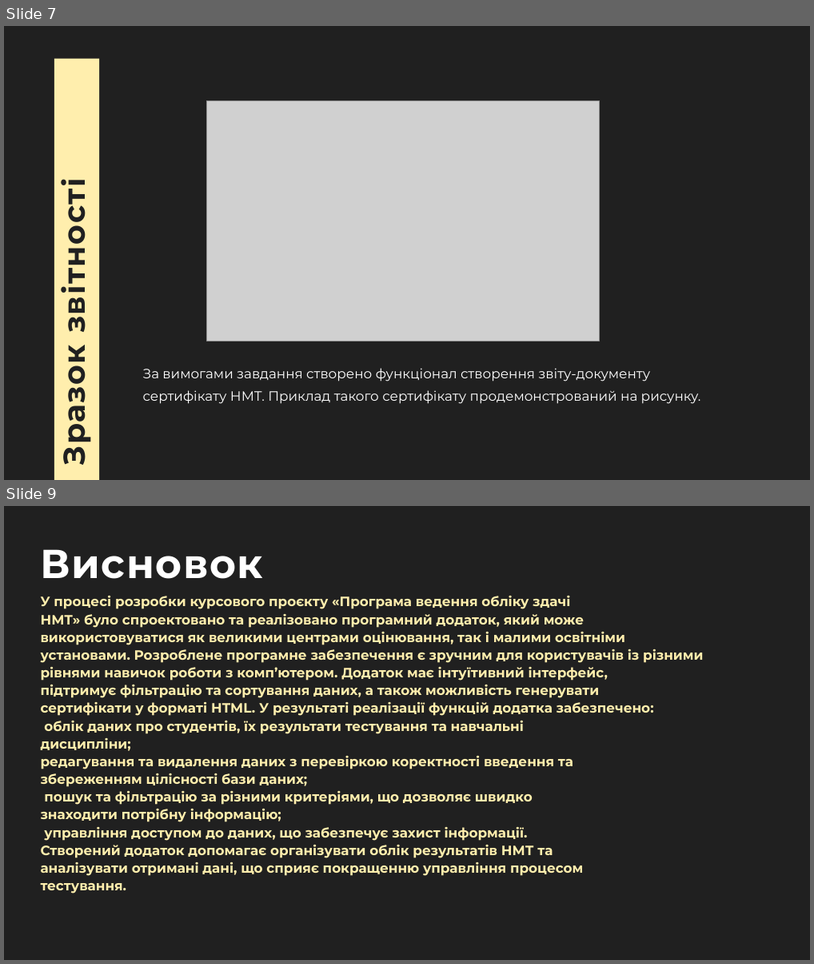
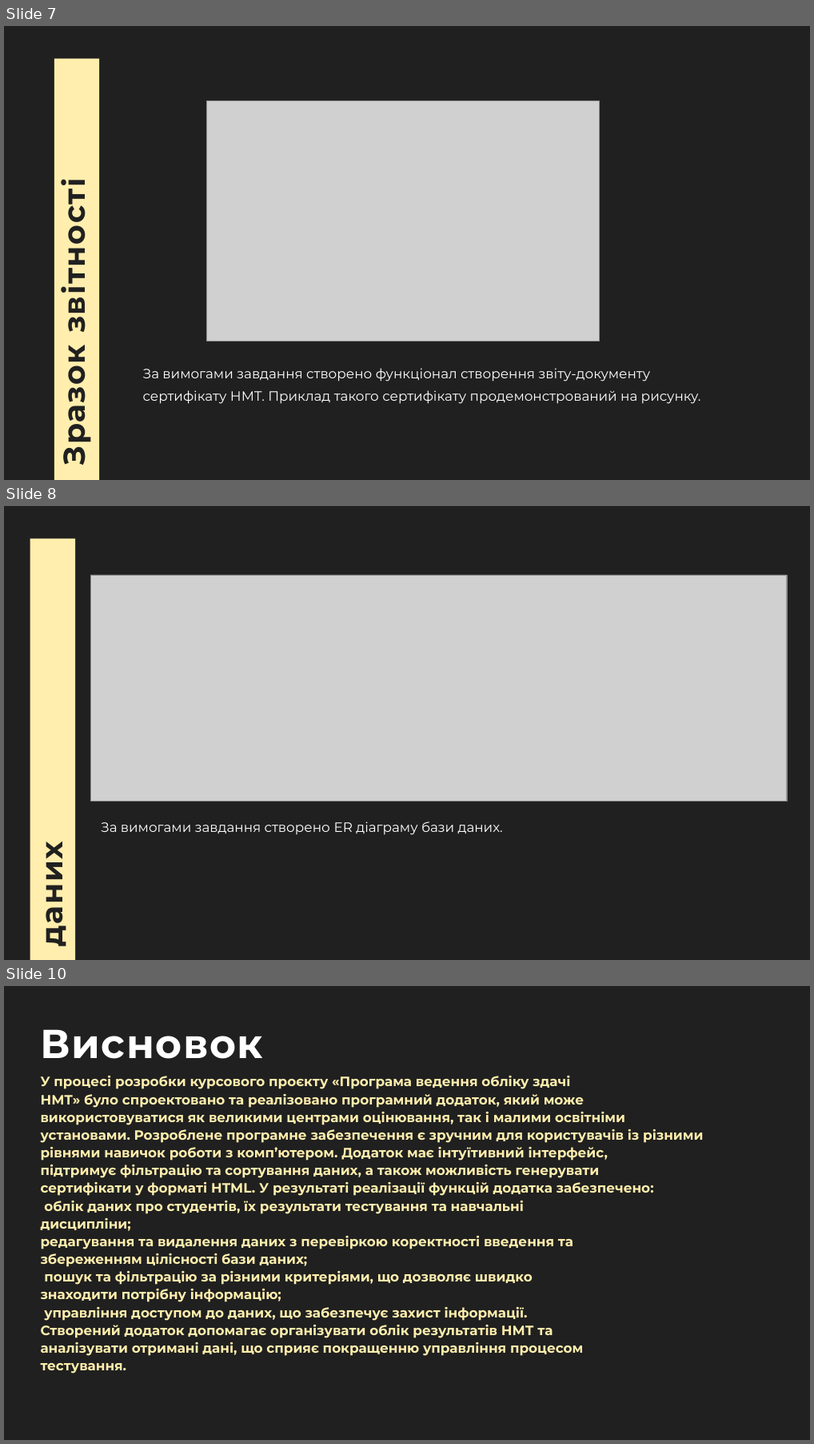
Before and after one commit to hucketa/CP, a slide deck: Звітність/Презентація.pptx. Shown one above the other, each under a label of ours: slides 7 and 9 before the commit, slides 7, 8 and 10 after it; the slides between them are not shown. The pictures are 814x964 and 814x1444 pixels, drawn with LibreOffice and Linux fonts; fonts in the diff are those of the drawing; grey boxes stand for pictures. Boxes give left, top, right and bottom in pixels: in the first picture for what was removed or moved away, otherwise in the second. Text is boxed around its words. In the diff, an @@ line names an element or a change of style, - is before the commit and + after.

```diff
--- a/Звітність/Презентація.pptx
+++ b/Звітність/Презентація.pptx
@@ slide 8 added at (x1=4, y1=506, x2=810, y2=960), background #202020 @@
@@ round diag rect added at (x1=30, y1=538, x2=75, y2=960), fill #FFEEAD @@
@@ picture added at (x1=90, y1=575, x2=787, y2=800) @@
@@ text added at (x1=4, y1=652, x2=71, y2=945), 72 pt, text #202020, bold @@
+ER діаграма бази даних
@@ text added at (x1=101, y1=821, x2=503, y2=835), 32 pt, text #FFFFFF @@
+За вимогами завдання створено ER діаграму бази даних.
@@ what was slide 9 is now slide 10 @@
```
Also in this commit, not shown: 4 slides changed.
